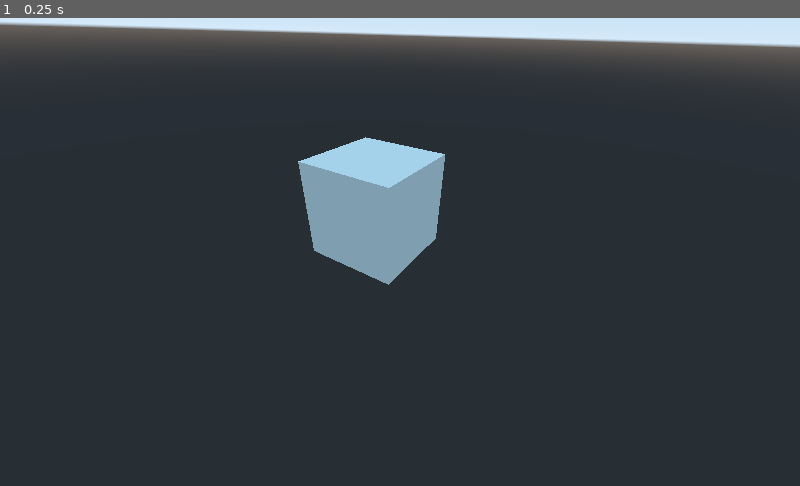
Above: before the commit, frame 1.
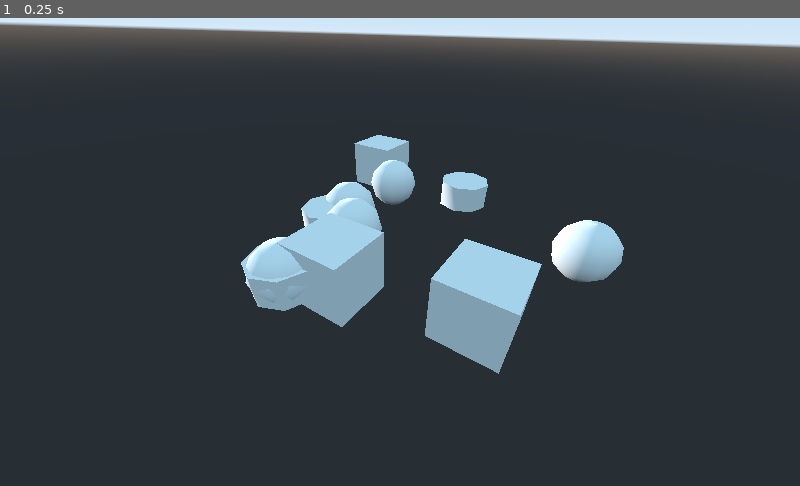
Above: after the commit, the same moment.

Repository: Marcin-sys/gameculling2
Game: Godot game, scene res://scenes/object_spawning_test.tscn
Two runs of this game, one before a commit and one after it. Both use one fixed random seed, a clock stepped at 60 frames per second and the inputs below.
Inputs:
- Up to frame 1 (0.25 s): no input

The runs differ from the first frame. In frame 1, 9.8% of the frame differs, in the area x 30-78%, y 25-77%.

Commit message:
Changed: objects now generate on the area from 1 to 10 along the x and z axis. Changed position of Camera.

Diff:
--- a/Gameculling/assets/code/spawner.gd
+++ b/Gameculling/assets/code/spawner.gd
@@ -3,7 +3,7 @@
 var cube_scene = preload("res://scenes/cube.tscn")
 var cylinder_scene = preload("res://scenes/cylinder.tscn")
 var sphere_scene = preload("res://scenes/sphere.tscn")
-var y = 0
+var count = 0
 
 # Declare member variables here. Examples:
 # var a = 2
@@ -12,22 +12,23 @@
 
 # Called when the node enters the scene tree for the first time.
 func _ready():
-	#var cube_node = cube_scene.instance()
-	#self.add_child(cube_node)
+	var cube_node = cube_scene.instance()
+	self.add_child(cube_node)
 	var _delta = 1
-
-
 
 
 
 # Called every frame. 'delta' is the elapsed time since the previous frame.
 func _process(_delta):
 
-		if  y < 10:
+		if  count < 10:
 			randomize()
+
 			var list = [ cube_scene.instance() , cylinder_scene.instance() , sphere_scene.instance() ]
 			var drawned = list[randi() % list.size()]
+			var random_position = Vector3(randi() % 11 + 1 , 0, randi() % 11 + 1)
+			drawned.set_translation(random_position)
 			self.add_child(drawned)
-			y+=1
+			count+=1
 		else:
 			pass
--- a/Gameculling/scenes/object_spawning_test.tscn
+++ b/Gameculling/scenes/object_spawning_test.tscn
@@ -5,7 +5,7 @@
 [node name="main_scene" type="Spatial"]
 
 [node name="Camera" type="Camera" parent="."]
-transform = Transform( 0.842762, -0.331207, 0.424327, 0.0230036, 0.809733, 0.586347, -0.537794, -0.48439, 0.690032, 3.42915, 2.91607, 4.57241 )
+transform = Transform( 0.842762, -0.331207, 0.424327, 0.0230036, 0.809733, 0.586347, -0.537794, -0.48439, 0.690032, 9.09331, 5.45619, 12.7734 )
 fov = 75.8644
 
 [node name="DirectionalLight" type="DirectionalLight" parent="."]
